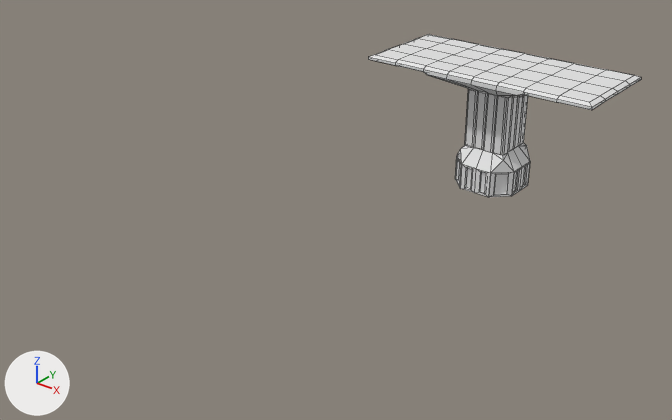
A saved change to the Blender file Blender/assets_v2.blend.
Before and after are seen from a camera (50 mm lens) standing at (3.2, -2.93, 2.97) and looking at (-0.18, 1.29, 0.36). Arrows for +X, +Y and +Z are at lower left; the lights stay in place. The older version comes first. Mesh edges are drawn as thin lines. The same objects are shown in both versions, whatever each file hides.

The first picture shows 'table'.
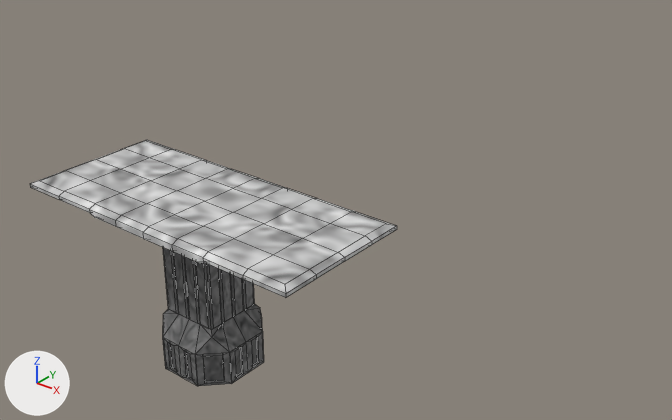
The edits, one by one:
Picture 'table' (img_table) is new.
Material 'table_material' (mat_table_material) is new.
Its texture is img_table.
me_cube_001 has 214 vertices, 208 faces and spans x 0.0..3.62, y -1.62..1.62, z 0.0..9.45.
me_cube_001 is used by ob_table; location (0.0, 3.0, 0.0); scale (0.25, 0.25, 0.1).
me_cube_001 no longer uses material mat_table (white #e7e7e7).
me_cube_001 part 1: texture (UV) coordinates of 208 of 208 faces, centred in x 0.02..3.62, y -1.62..1.62, z 0.0..9.45, changed; they spanned u 0.0..0.75, v 0.0..0.88 and now span u 0.0..1.0, v 0.0..1.0.
me_cube_001 gains material mat_table_material (picture img_table).
Object 'table' (ob_table) moves from (0.0, 3.0, 0.0) to (0.0, 0.0, 0.0).

Changed parts and their boxes (x1, y1, x2, y2) in the pictures (672 x 420 px):
'table', recoloured, surface changed, moved: before (368, 34, 641, 197); after (30, 140, 397, 386)
